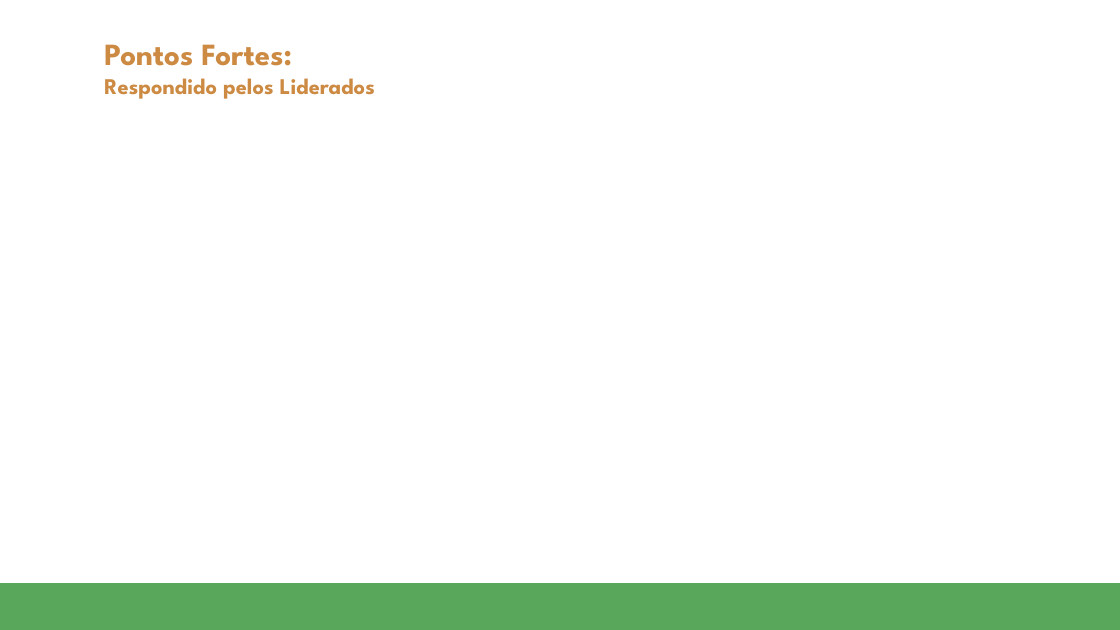
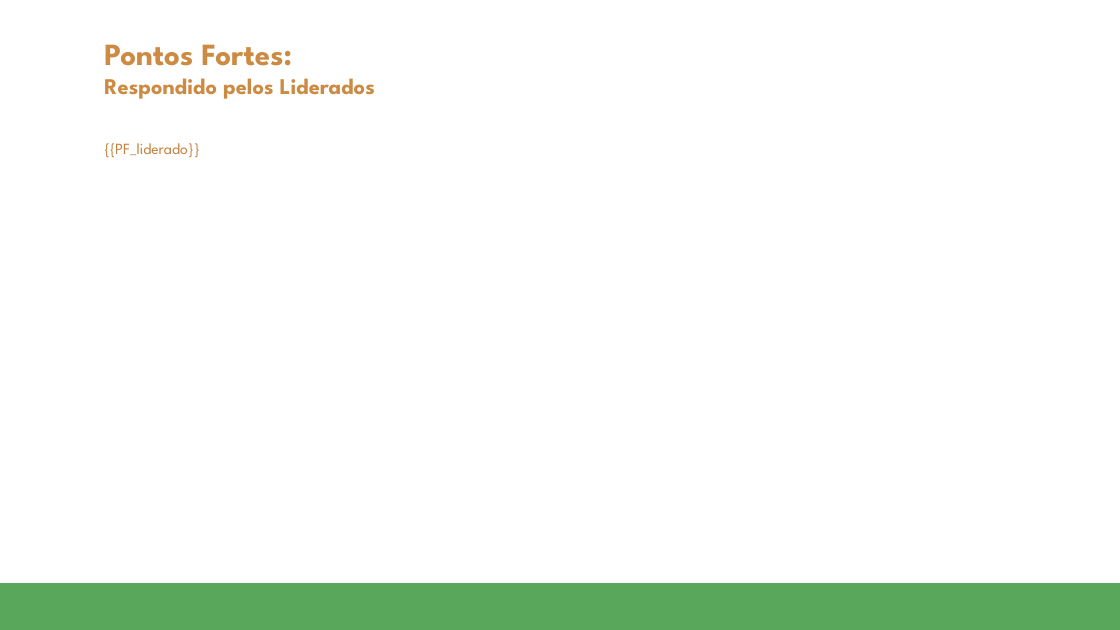
Before and after one commit to hugobovareto/Avaliacao-de-Desempenho-2025, a slide deck: slide 27 of templates/[GARN] Modelo de apresentação de slides.pptx. Drawn at 1120x630 pixels with LibreOffice and Linux fonts; fonts in the diff are those of the drawing; background and template pictures are left out. Boxes give left, top, right and bottom in pixels: in the first picture for what was removed or moved away, otherwise in the second. Text is boxed around its words. In the diff, an @@ line names an element or a change of style, - is before the commit and + after.

```diff
--- a/templates/[GARN] Modelo de apresentação de slides.pptx
+++ b/templates/[GARN] Modelo de apresentação de slides.pptx
@@ text added at <box>104,143,199,158</box>, 10 pt, text #C4803F @@
+{{PF_liderado}}
```
Also in this commit, not shown: 27 other slides changed, 4 other files.
